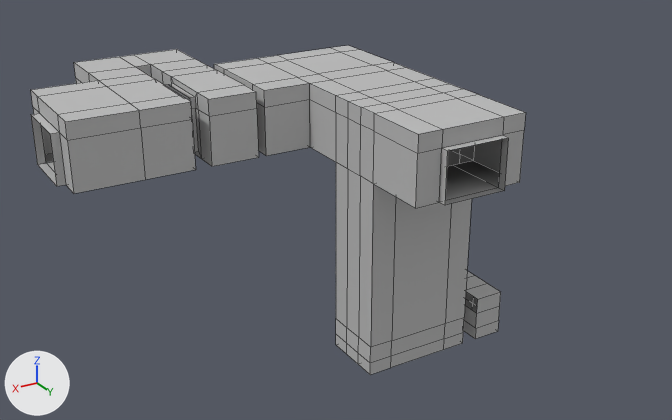
The FBX model Assets/Placeholders/Room_03/PLH_LVL3_Blockout.fbx as it was, and as the next commit left it.
Before and after are seen from a 50 mm camera at (-51.8, -62.3, 22.8) aimed at (-78.7, -107.1, 0.4). Arrows for +X, +Y and +Z are at lower left; the lights stay in place. Mesh edges are drawn as thin lines. Where no turn or scale is listed for an object, it has been applied to the vertices. Vertices at the same position are counted once.

In view in the first picture: 'LVL3_Blockout'.
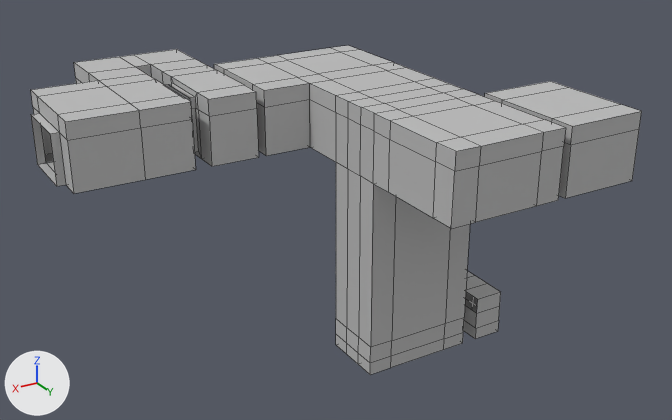
Pixel boxes [x1, y1, x2, y2] of what changed, in the pictures (672 x 420 px):
'LVL3_Blockout', reshaped (23% wider)
    before: [31, 45, 526, 375]
    after: [31, 45, 642, 375]
part 1 of me_lvl2_blockout_001, built on
    before: [373, 95, 526, 208]
    after: [373, 81, 642, 229]

Edits to the bpy script that builds the scene:
```text
Change me_lvl2_blockout_001:
    used by ob_lvl3_blockout; location = (0.0, 0.0, 0.0)
    remove me_lvl2_blockout_001.from_pydata(...)  # 286 vertices, 284 faces; spans x -87.9..-63.0, y -121.0..-97.5, z -8.3..8.0
    add me_lvl2_blockout_001.from_pydata(...)  # 326 vertices, 324 faces; spans x -90.5..-63.0, y -121.0..-95.0, z -8.3..8.0
    me_lvl2_blockout_001 part 1
    13 vertices are removed from x -85.0..-78.0, y -98.0..-97.5, z 4.0..8.0
    18 faces are deleted
    3 vertices in x -83.5..-78.0, y -98.0, z 7.0..8.0 move by (0.0, -2.5, 0.0)
    18 vertices are added at x -90.5..-79.5, y -102.0..-95.0, z 4.0..8.0
    7 new vertices lie (0.0, 1.5, 0.0) away from vertices in x -85.0..-78.0, y -102.0, z 4.0..8.0
    10 new vertices lie (0.0, 4.0, 0.0) away from vertices in x -85.0..-78.0, y -100.5..-98.0, z 4.0..8.0
    10 new vertices lie (0.0, 1.5, 0.0) away from vertices in x -85.0..-78.0, y -96.5, z 4.0..8.0
    8 new vertices lie (5.0, 0.0, 0.0) away from vertices in x -90.5, y -102.0..-95.0, z 4.0..8.0
    58 new faces join them, mat_lit (grey #bcbcbc)
```
